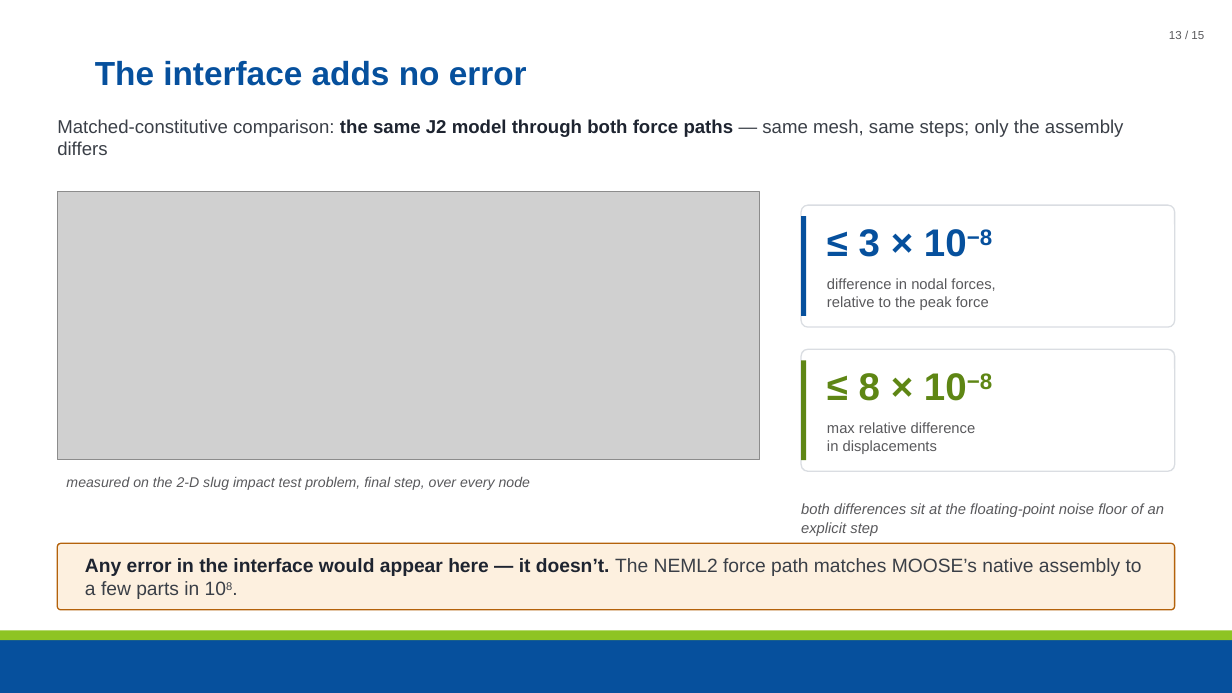
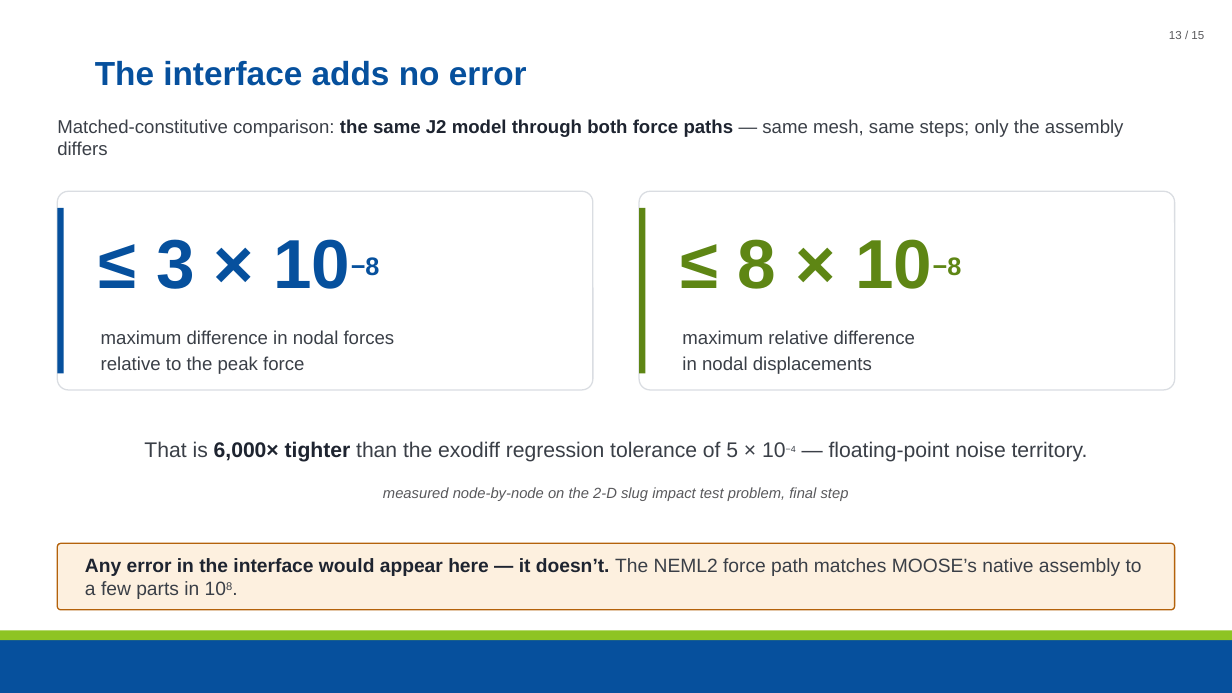
Before and after one commit to maxnezdyur/marlin, a slide deck: slide 13 of examples/impact/slide_assets/WCCM_NEML2_explicit_dynamics_v2.pptx. Drawn at 1232x693 pixels with LibreOffice and Linux fonts; fonts in the diff are those of the drawing; grey boxes stand for pictures; background and template pictures are left out. Boxes give left, top, right and bottom in pixels: in the first picture for what was removed or moved away, otherwise in the second. Text is boxed around its words. In the diff, an @@ line names an element or a change of style, - is before the commit and + after.

```diff
--- a/examples/impact/slide_assets/WCCM_NEML2_explicit_dynamics_v2.pptx
+++ b/examples/impact/slide_assets/WCCM_NEML2_explicit_dynamics_v2.pptx
@@ picture removed at (57,191,760,459) @@
@@ rounded rectangle added at (57,191,593,390), fill #FFFFFF, outline #DADDE2 1 pt @@
@@ rectangle added at (57,208,64,373), fill #06509D @@
@@ rounded rectangle: place and size @@
-rounded rectangle at (801,205,1175,327)
+rounded rectangle at (640,191,1176,390)
@@ rectangle added at (640,208,646,373), fill #5E8614 @@
@@ text "≤ 3 × 10−8": place and size @@
-text "≤ 3 × 10−8" at (859,229,992,257)
+text "≤ 3 × 10−8" at (156,239,380,289)
@@ text "≤ 3 × 10−8" at (156,239,380,289): size 30 to 54 pt in "≤ 3 × 10−8"; size 30 to 34 pt in "10−8" @@
@@ text "≤ 8 × 10−8": place and size @@
-text "≤ 8 × 10−8" at (859,373,992,401)
+text "≤ 8 × 10−8" at (738,239,962,289)
@@ text "≤ 8 × 10−8" at (738,239,962,289): size 30 to 54 pt in "≤ 8 × 10−8"; size 30 to 34 pt in "10−8" @@
@@ rectangle removed at (801,216,807,316) @@
@@ text "maximum difference in nodal forces": place and size @@
-text "maximum difference in nodal forces" at (827,278,995,310)
+text "maximum difference in nodal forces" at (101,330,395,374)
@@ text at (101,330,395,344): text changed; size 11.5 to 14.5 pt; text colour #59595C to #3A3F47 @@
-difference in nodal forces,
+maximum difference in nodal forces
@@ text at (101,356,304,374): size 11.5 to 14.5 pt, text colour #59595C to #3A3F47 in "relative to the peak force"; line spacing 1.05 to 1.15 @@
@@ text at (682,330,915,374): text changed; size 11.5 to 14.5 pt; text colour #59595C to #3A3F47 @@
-max relative difference
-in displacements
+maximum relative difference
+in nodal displacements
@@ rounded rectangle removed at (801,349,1175,471) @@
@@ rectangle removed at (801,360,807,460) @@
@@ text added at (144,441,1088,462), 16.5 pt, text #3A3F47 @@
+That is 6,000× tighter than the exodiff regression tolerance of 5 × 10−4 — floating-point noise territory.
@@ text at (383,487,849,501): text changed; size 11 to 11.5 pt @@
-measured on the 2-D slug impact test problem, final step, over every node
+measured node-by-node on the 2-D slug impact test problem, final step
@@ text removed at (801,503,1164,536) @@
-both differences sit at the floating-point noise floor of an explicit step
```
Also in this commit, not shown: 1 other file.
